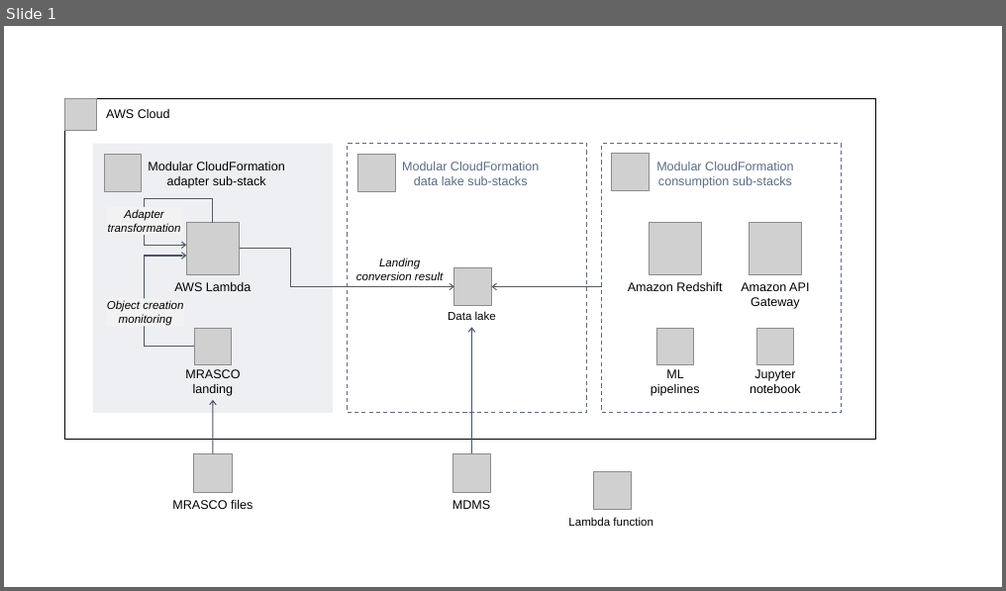
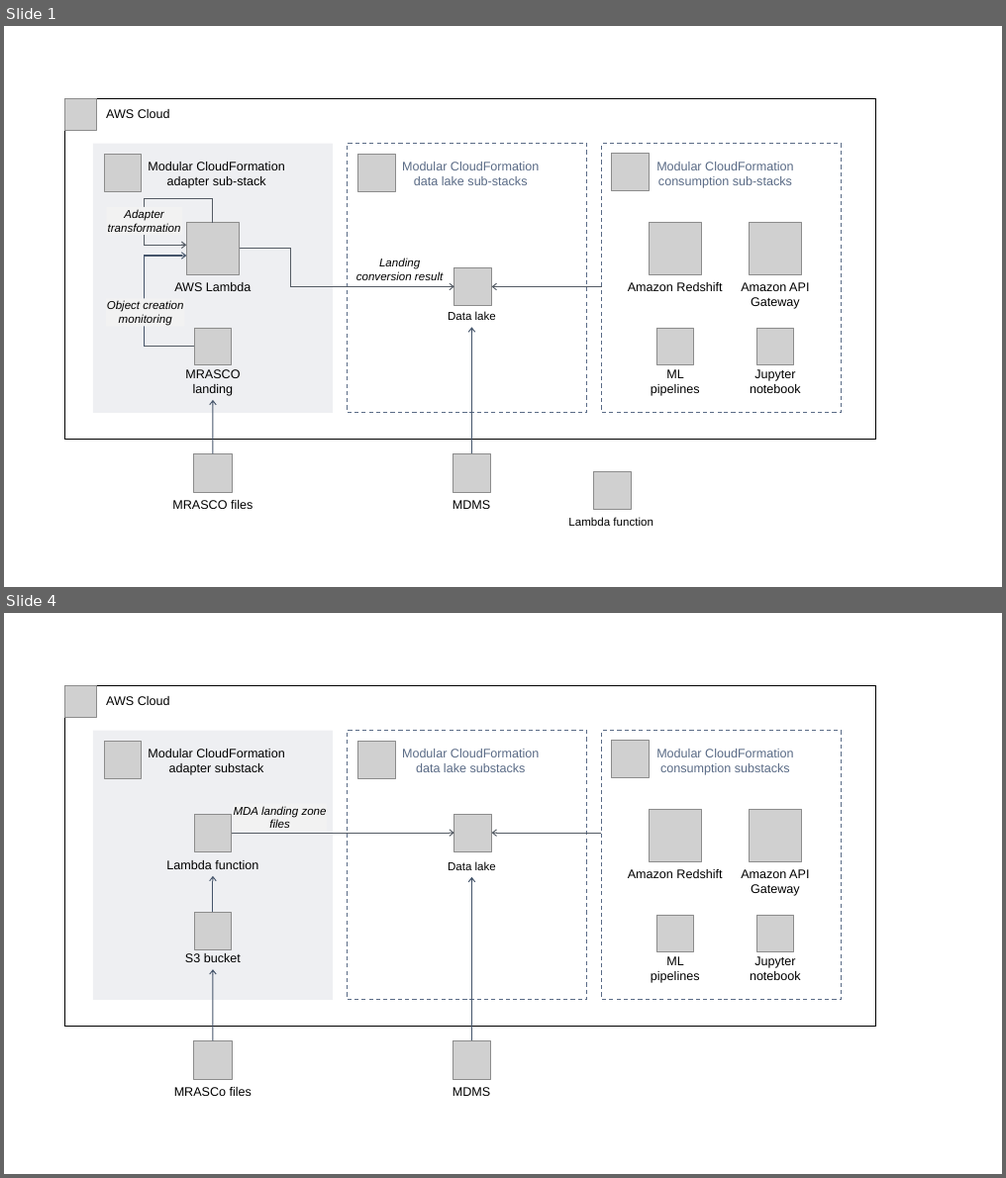
Before and after one commit to aws-quickstart/quickstart-aws-utility-meter-data-analytics-platform, a slide deck: docs/images/MRASCO-adapter-architecture-diagram.pptx. Shown one above the other, each under a label of ours: slide 1 before the commit, slides 1 and 4 after it; the slides between them are not shown. The pictures are 1006x591 and 1006x1178 pixels, drawn with LibreOffice and Linux fonts; fonts in the diff are those of the drawing; grey boxes stand for pictures. Boxes give left, top, right and bottom in pixels: in the first picture for what was removed or moved away, otherwise in the second. Text is boxed around its words. In the diff, an @@ line names an element or a change of style, - is before the commit and + after.

Commit message:
Add files via upload
updated pptx for MRASCo data adapter architecture diagram

```diff
--- a/docs/images/MRASCO-adapter-architecture-diagram.pptx
+++ b/docs/images/MRASCO-adapter-architecture-diagram.pptx
@@ slide 4 added at [4,613,1002,1174], background #FFFFFF @@
@@ rectangle added at [65,686,876,1027], outline #000000 1 pt, 12 pt, text #000000 @@
+AWS Cloud
@@ picture added at [65,686,97,718] @@
@@ rectangle added at [93,731,333,1000], fill #5A6B86 at 10% opacity, 12 pt, text #000000 @@
+Modular CloudFormation adapter substack
@@ rectangle added at [348,731,587,1000], outline #5A6B86 1 pt dashed, 12 pt, text #5A6B86 @@
+Modular CloudFormation data lake substacks
@@ rectangle added at [602,731,842,1000], outline #5A6B86 1 pt dashed, 12 pt, text #5A6B86 @@
+Modular CloudFormation consumption substacks
@@ picture added at [104,741,142,778] @@
@@ picture added at [357,741,395,778] @@
@@ picture added at [611,741,648,777] @@
@@ picture added at [194,814,232,852] @@
@@ rectangle added at [233,804,327,832], fill #F2F2F2, 11 pt, text #000000, italic @@
+MDA landing zone files
@@ picture added at [454,814,492,852] @@
@@ picture added at [648,809,702,862] @@
@@ picture added at [748,809,802,862] @@
@@ arrow added from (232, 833) to (454, 833), #545B64 1 pt @@
@@ arrow added from (601, 833) to (492, 833), #545B64 1 pt @@
@@ text added at [166,861,258,869], 12 pt, text #000000 @@
+Lambda function
@@ arrow added from (213, 912) to (213, 876), #44546A 1 pt @@
@@ text added at [448,861,496,870], 11 pt, text #000000 @@
+Data lake
@@ arrow added from (472, 1042) to (472, 877), #44546A 1 pt @@
@@ text added at [628,869,722,878], 12 pt, text #000000 @@
+Amazon Redshift
@@ text added at [741,869,809,896], 12 pt, text #000000 @@
+Amazon API
+Gateway
@@ picture added at [194,912,232,950] @@
@@ picture added at [656,915,694,953] @@
@@ picture added at [756,915,794,953] @@
@@ text added at [185,954,241,962], 12 pt, text #000000 @@
+S3 bucket
@@ text added at [650,957,700,983], 12 pt, text #000000 @@
+ML pipelines
@@ text added at [749,957,801,980], 12 pt, text #000000 @@
+Jupyter notebook
@@ arrow added from (213, 1042) to (213, 969), #44546A 1 pt @@
@@ picture added at [193,1042,232,1079] @@
@@ picture added at [452,1042,491,1079] @@
@@ text added at [174,1087,252,1096], 12 pt, text #000000 @@
+MRASCo files
@@ text added at [452,1087,490,1096], 12 pt, text #000000 @@
+MDMS
```
Also in this commit, not shown: 1 slide changed, 1 other slide added.
